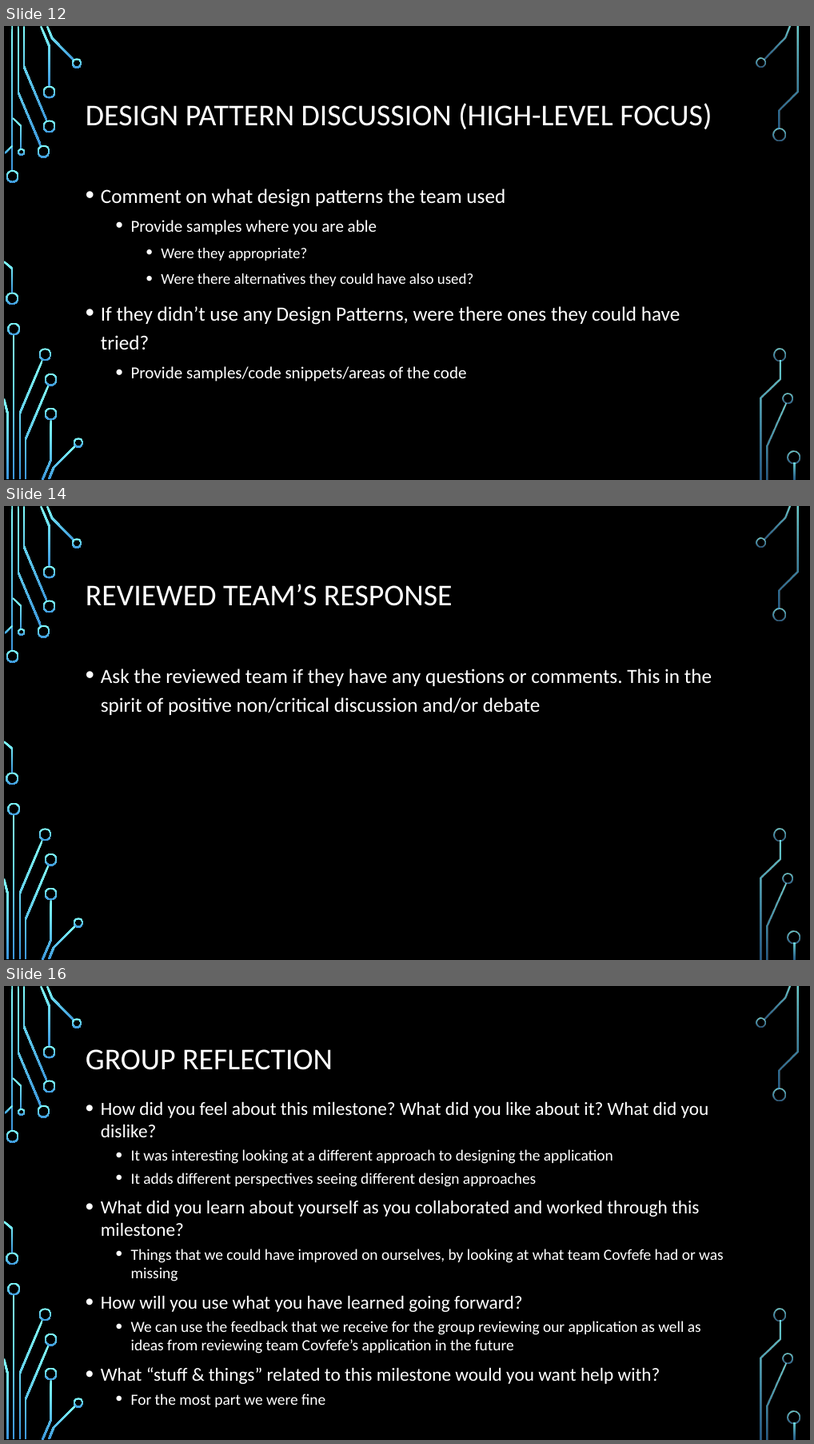
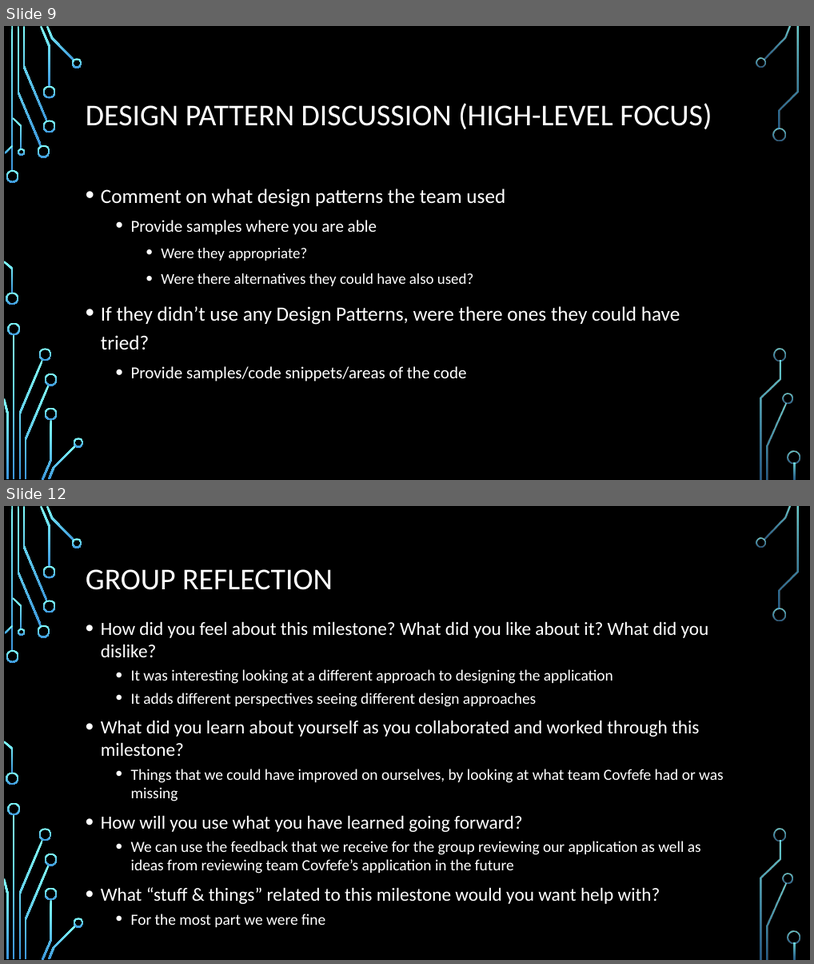
Before and after one commit to ureginastudent/PROJECT, a slide deck: Milestone 7/ENSE 470 Milestone 7.pptx. Shown one above the other, each under a label of ours: slides 12, 14 and 16 before the commit, slides 9 and 12 after it; the slides between them are not shown. The pictures are 814x1444 and 814x964 pixels, drawn with LibreOffice and Linux fonts; fonts in the diff are those of the drawing; background and template pictures are left out. Boxes give left, top, right and bottom in pixels: in the first picture for what was removed or moved away, otherwise in the second. Text is boxed around its words. In the diff, an @@ line names an element or a change of style, - is before the commit and + after.

```diff
--- a/Milestone 7/ENSE 470 Milestone 7.pptx
+++ b/Milestone 7/ENSE 470 Milestone 7.pptx
@@ slide 14 removed at (x1=4, y1=506, x2=810, y2=960), background picture (left out); not listed: 36 template elements that a slide beside it also shows @@
@@ title removed at (x1=86, y1=584, x2=453, y2=606) @@
-REVIEWED TEAM’S RESPONSE
@@ text removed at (x1=101, y1=668, x2=712, y2=715) @@
-• Ask the reviewed team if they have any questions or comments. This in the spirit of positive non/critical discussion and/or debate
@@ what was slide 12 is now slide 9 @@
@@ what was slide 16 is now slide 12 @@
```
Also in this commit, not shown: 2 slides changed, 2 slides added, 5 other slides removed.
